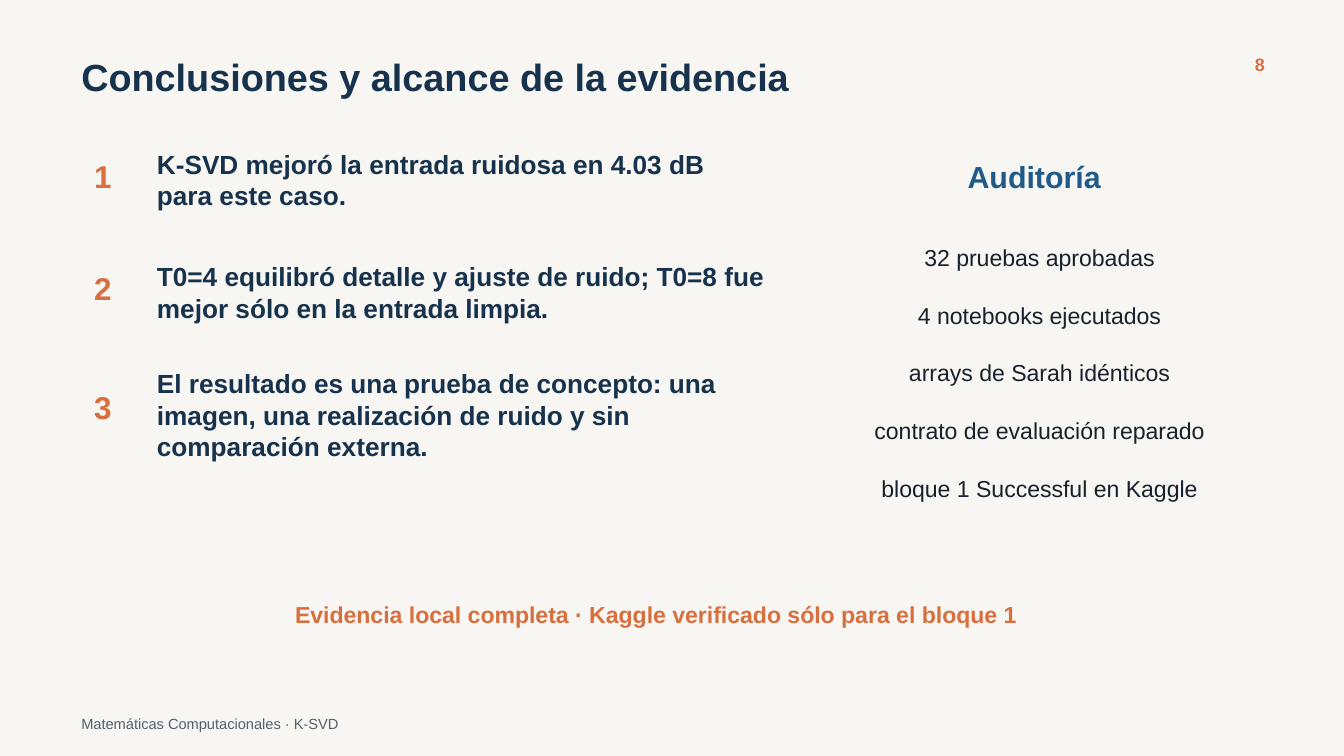
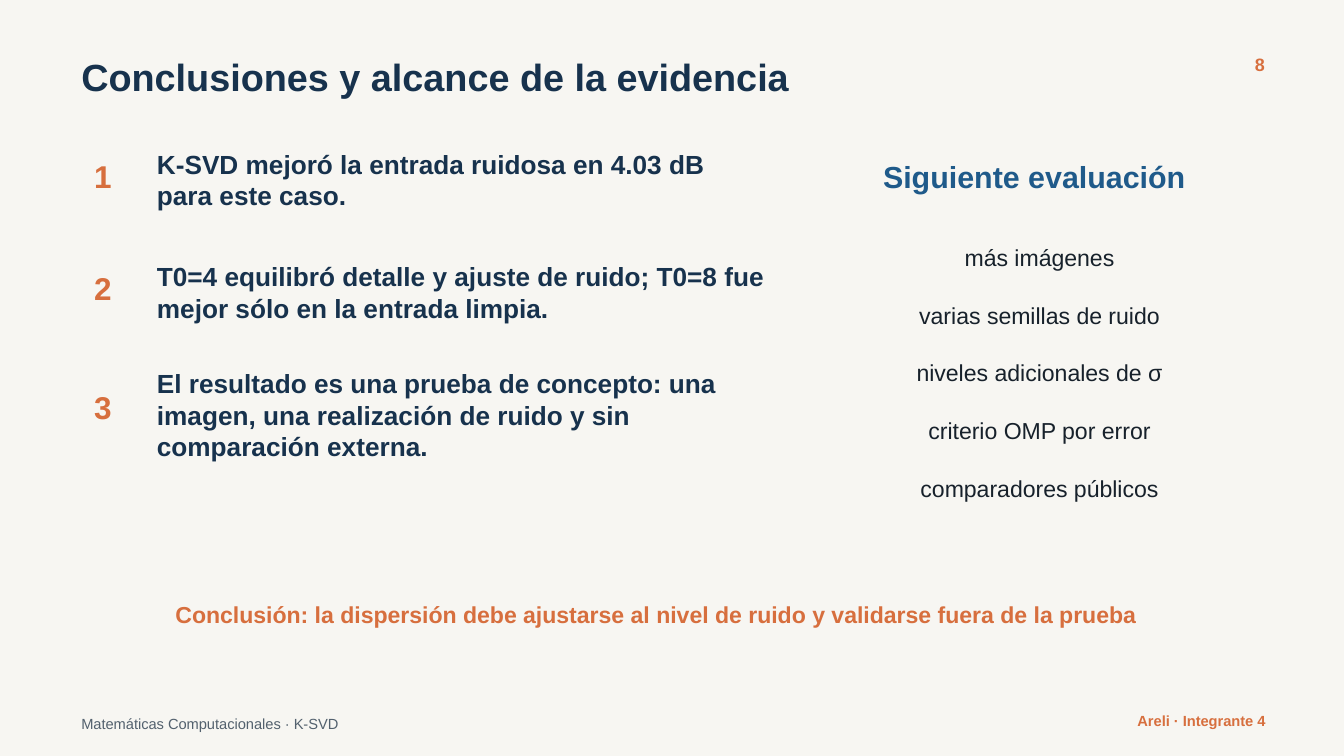
Before and after one commit to SarahVasquezM/ksvd-image-denoising, a slide deck: slide 8 of 04_final/presentacion_final.pptx. Drawn at 1344x756 pixels with LibreOffice and Linux fonts; fonts in the diff are those of the drawing. Boxes give left, top, right and bottom in pixels: in the first picture for what was removed or moved away, otherwise in the second. Text is boxed around its words. In the diff, an @@ line names an element or a change of style, - is before the commit and + after.

```diff
--- a/04_final/presentacion_final.pptx
+++ b/04_final/presentacion_final.pptx
@@ text at bbox=[883, 165, 1185, 194]: text changed @@
-Auditoría
+Siguiente evaluación
@@ text at bbox=[917, 249, 1162, 502]: text changed @@
-32 pruebas aprobadas
-4 notebooks ejecutados
-arrays de Sarah idénticos
-contrato de evaluación reparado
-bloque 1 Successful en Kaggle
+más imágenes
+varias semillas de ruido
+niveles adicionales de σ
+criterio OMP por error
+comparadores públicos
@@ text at bbox=[175, 606, 1136, 628]: text changed @@
-Evidencia local completa · Kaggle verificado sólo para el bloque 1
+Conclusión: la dispersión debe ajustarse al nivel de ruido y validarse fuera de la prueba
@@ text added at bbox=[1137, 715, 1265, 729], 10.5 pt, text #D76F3E, bold @@
+Areli · Integrante 4
```
Also in this commit, not shown: 7 other slides changed, 20 other files.
